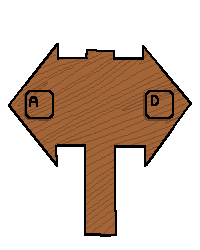
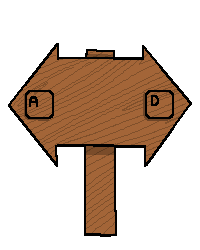
Layer changes from the first 200px x 250px image to the second:
added layer "shading" (25%) above "Layer 5" over (x1=86, y1=54, x2=114, y2=155)
painted on "Layer 5" over (x1=86, y1=57, x2=114, y2=147)
